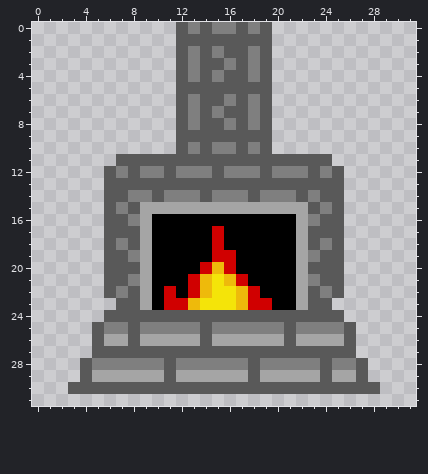
One commit to this pixel-art sprite: Assets/Assets/furnace1.png. Above is the file before it was changed.
The file is 32x32 pixels.
And afterwards:
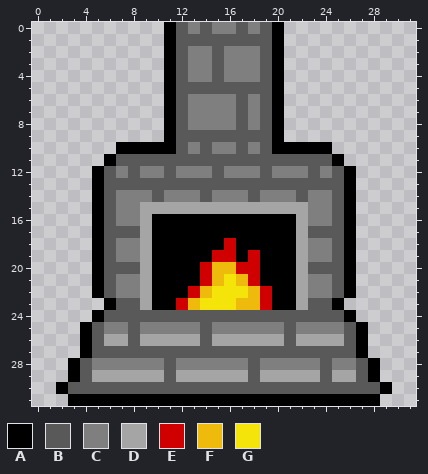
Palette (. is transparent): A #000000  B #595959  C #7f7f7f  D #a5a5a5  E #d00000  F #eeba0b  G #f4e409
From old to new:
@@ x 0..31 @@
- 0 ............BCBCCBCB............
- 1 ............BBBBBBBB............
- 2 ............BCBCBBCB............
- 3 ............BCBBCBCB............
- 4 ............BCBCBBCB............
- 5 ............BBBBBBBB............
- 6 ............BCBBCBCB............
- 7 ............BCBCBBCB............
- 8 ............BCBBCBCB............
- 9 ............BBBBBBBB............
-10 ............BCBCCBCB............
-11 .......BBBBBBBBBBBBBBBBBB.......
-12 ......BCBCCBCCCBCCCBCCCBCB......
-13 ......BBBBBBBBBBBBBBBBBBBB......
-14 ......BBCCBCCCBCCCBCCCBCBB......
-15 ......BCBDDDDDDDDDDDDDDBCB......
-16 ......BBCDAAAAAAAAAAAADCBB......
-17 ......BBBDAAAAAEAAAAAADBBB......
-18 ......BCBDAAAAAEAAAAAADBCB......
-19 ......BBCDAAAAAEEAAAAADCBB......
-20 ......BBBDAAAAEFEAAAAADBBB......
-21 ......BBCDAAAEFGFEAAAADCBB......
-22 ......BCBDAEAEFGGFEAAADBCB......
-23 .......BBDAEEFGGGFEEAADBB.......
-24 ......BBBBBBBBBBBBBBBBBBBB......
-25 .....BCCBCCCCCBCCCCCCBCCCCB.....
-26 .....BDDBDDDDDBDDDDDDBDDDDB.....
-27 .....BBBBBBBBBBBBBBBBBBBBBB.....
-28 ....BCCCCCCBCCCCCCBCCCCCBCCB....
-29 ....BDDDDDDBDDDDDDBDDDDDBDDB....
-30 ...BBBBBBBBBBBBBBBBBBBBBBBBBB...
-31 ................................
+ 0 ...........ABCBCCBCBA...........
+ 1 ...........ABBBBBBBBA...........
+ 2 ...........ABCCBCCCBA...........
+ 3 ...........ABCCBCCCBA...........
+ 4 ...........ABCCBCCCBA...........
+ 5 ...........ABBBBBBBBA...........
+ 6 ...........ABCCCCBCBA...........
+ 7 ...........ABCCCCBCBA...........
+ 8 ...........ABCCCCBCBA...........
+ 9 ...........ABBBBBBBBA...........
+10 .......AAAAABCBCCBCBAAAAA.......
+11 ......ABBBBBBBBBBBBBBBBBBA......
+12 .....ABCBCCBCCCBCCCBCCCBCBA.....
+13 .....ABBBBBBBBBBBBBBBBBBBBA.....
+14 .....ABCCCBCCCBCCCBCCCBCCBA.....
+15 .....ABCCDDDDDDDDDDDDDDCCBA.....
+16 .....ABCCDAAAAAAAAAAAADCCBA.....
+17 .....ABBBDAAAAAAAAAAAADBBBA.....
+18 .....ABCCDAAAAAAEAAAAADCCBA.....
+19 .....ABCCDAAAAAEEAEAAADCCBA.....
+20 .....ABBBDAAAAEFFEEAAADBBBA.....
+21 .....ABCCDAAAAEFGFEAAADCCBA.....
+22 .....ABCCDAAAEFGGGFEAADCCBA.....
+23 ......ABBDAAEFGGGFFEAADBBA......
+24 .....ABBBBBBBBBBBBBBBBBBBBA.....
+25 ....ABCCBCCCCCBCCCCCCBCCCCBA....
+26 ....ABDDBDDDDDBDDDDDDBDDDDBA....
+27 ....ABBBBBBBBBBBBBBBBBBBBBBA....
+28 ...ABCCCCCCBCCCCCCBCCCCCBCCBA...
+29 ...ABDDDDDDBDDDDDDBDDDDDBDDBA...
+30 ..ABBBBBBBBBBBBBBBBBBBBBBBBBBA..
+31 ...AAAAAAAAAAAAAAAAAAAAAAAAAA...
Where, in picture pixels (left, top, right, bottom), the same in both pictures:
changed: (56, 22, 392, 406)
